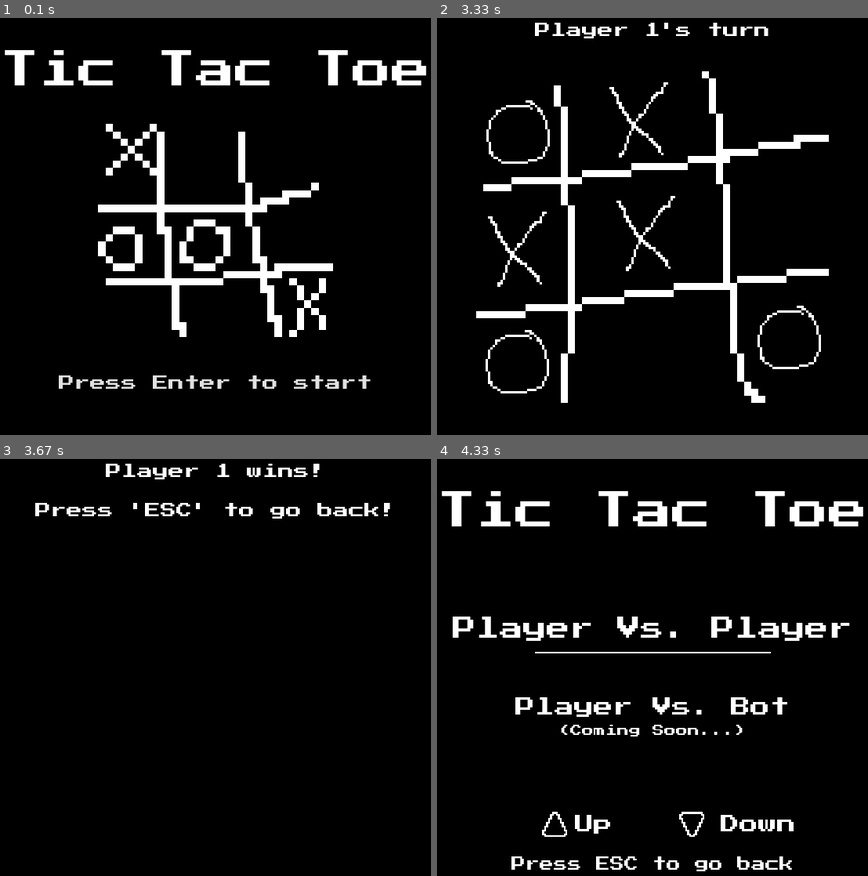
Above: before the commit, frames 1-4 (two rows, left to right).
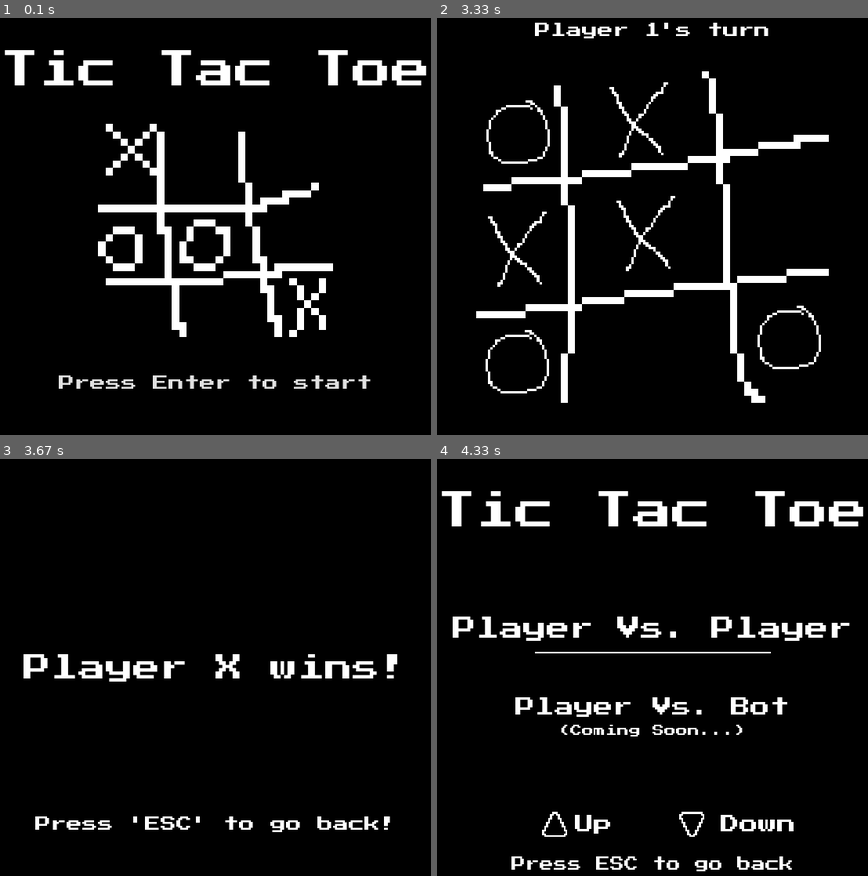
Above: after the commit, the same moments.

Repository: mayankkanti/tictactoe-pygame
Game: pygame game, started from src/main.py
Same seed, same stepped clock (60 frames per second), same inputs: the game is played once before the commit and once after it.
Inputs (mouse positions are in pixels of both pictures, inside the frame that each line leads up to):
- Up to frame 1 (0.1 s): no input
- Up to frame 2 (3.33 s): tap Enter at 0.33, 0.67 s; click (540, 230) at 1.05 s; click (505, 339) at 1.38 s; click (708, 268) at 1.72 s; click (540, 134) at 2.05 s; click (635, 147) at 2.38 s; click (773, 301) at 2.72 s
- Up to frame 3 (3.67 s): click (362, 654) at 3.38 s
- Up to frame 4 (4.33 s): hold Esc 3.67-3.97 s; tap Enter at 4 s

Frames 1-2 are identical in both runs. In frame 3, 4.3% of the frame differs, in the area x 5-93%, y 1-90%; in frame 4, nothing differs.

Commit message:
end_screen.py: fix end screen

Diff:
--- a/src/game_states/end_screen.py
+++ b/src/game_states/end_screen.py
@@ -9,25 +9,23 @@
                 if event.key == pygame.K_ESCAPE:
                     return "main_menu"
         screen.fill((0, 0, 0))
+        font = pygame.font.Font("../tictactoe-pygame/src/assets/fonts/PressStart2P.ttf", 35)
         if result == 'draw':
-            font = pygame.font.Font("../tictactoe-pygame/src/assets/fonts/PressStart2P.ttf", 20)
             title_text = font.render("It's a draw!", True, (255, 255, 255))
-            title_rect = title_text.get_rect(center=(300, 50))
+            title_rect = title_text.get_rect(center=(300, 300))
             screen.blit(title_text, title_rect)
         else:
             if result == 'X':
-                font = pygame.font.Font("../tictactoe-pygame/src/assets/fonts/PressStart2P.ttf", 20)
-                title_text = font.render("Player 1 wins!", True, (255, 255, 255))
-                title_rect = title_text.get_rect(center=(300, 50))
+                title_text = font.render("Player X wins!", True, (255, 255, 255))
+                title_rect = title_text.get_rect(center=(300, 300))
                 screen.blit(title_text, title_rect)
             else:
-                font = pygame.font.Font("../tictactoe-pygame/src/assets/fonts/PressStart2P.ttf", 20)
-                title_text = font.render("Player 2 wins!", True, (255, 255, 255))
-                title_rect = title_text.get_rect(center=(300, 50))
+                title_text = font.render("Player O wins!", True, (255, 255, 255))
+                title_rect = title_text.get_rect(center=(300, 300))
                 screen.blit(title_text, title_rect)
         font = pygame.font.Font("../tictactoe-pygame/src/assets/fonts/PressStart2P.ttf", 20)
         title_text = font.render("Press 'ESC' to go back!", True, (255, 255, 255))
-        title_rect = title_text.get_rect(center=(300, 100))
+        title_rect = title_text.get_rect(center=(300, 500))
         screen.blit(title_text, title_rect)
         pygame.display.update()
         clock.tick(60)
